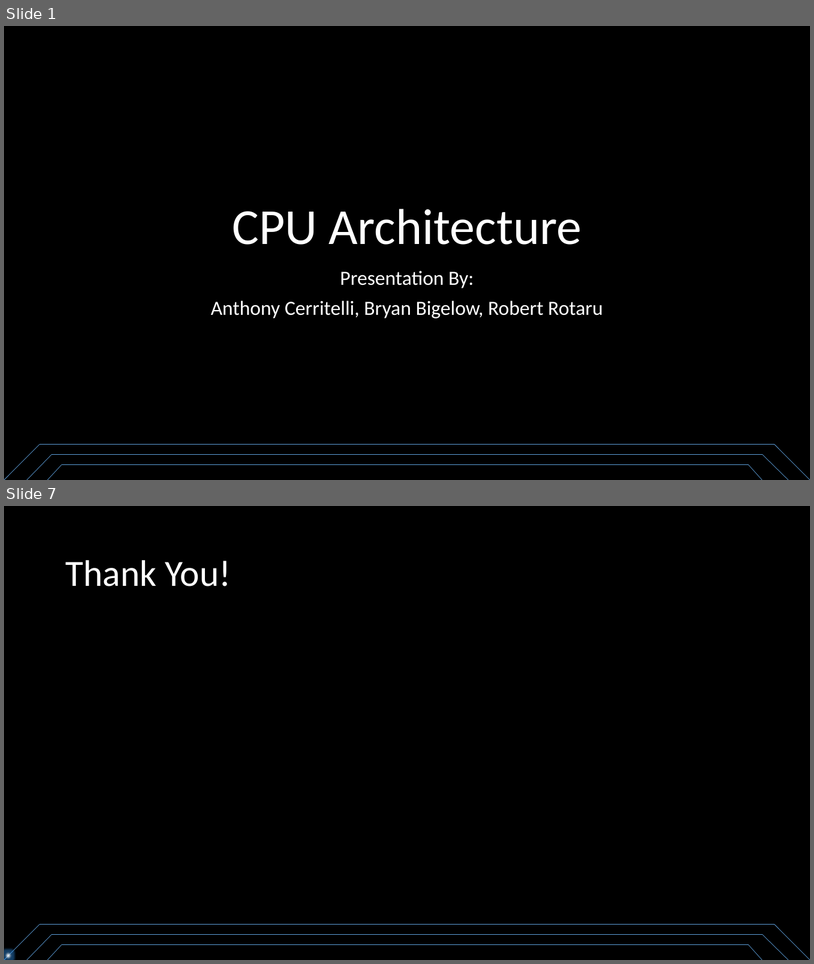
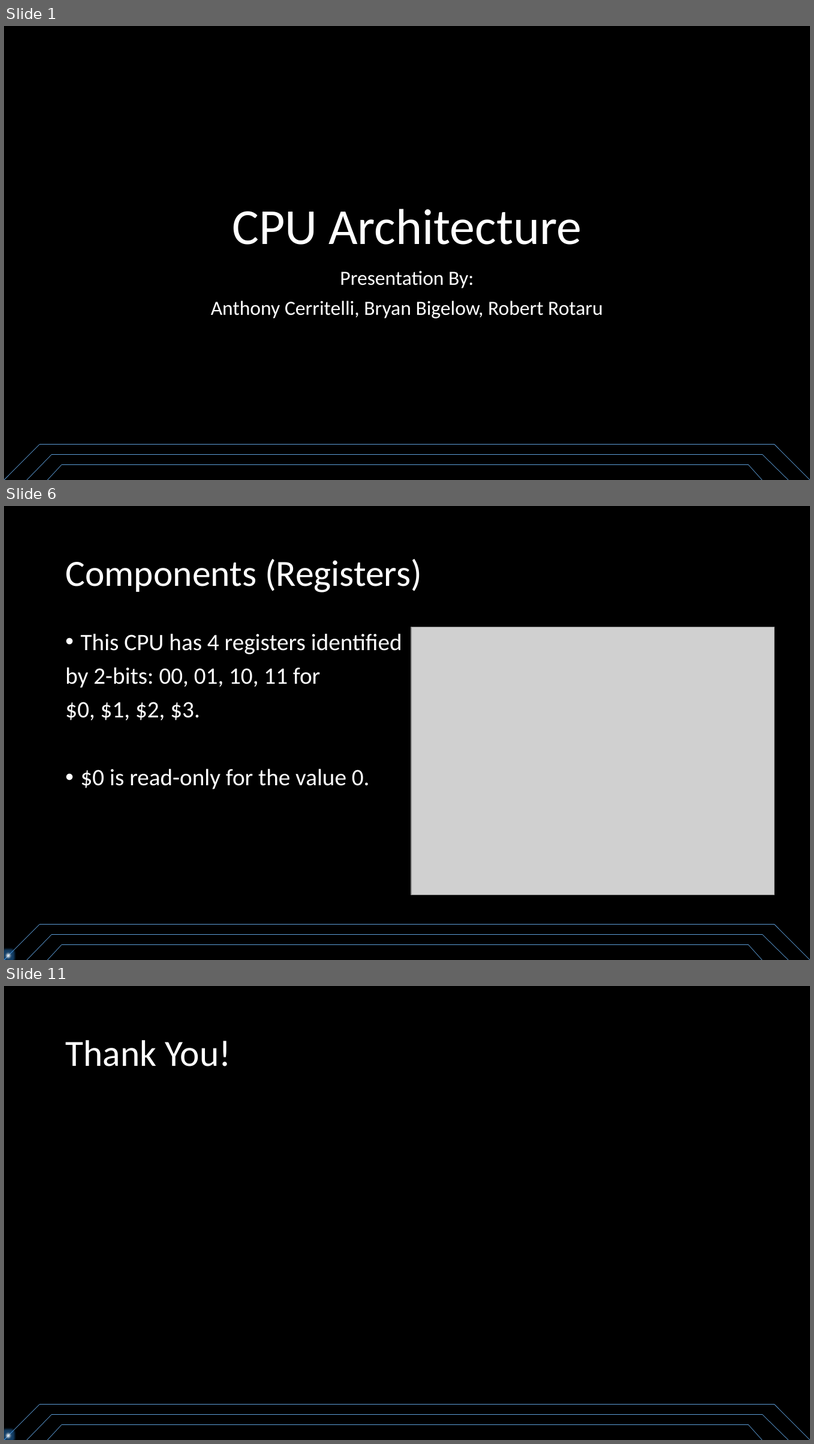
Before and after one commit to rrotaru/CS385-CPU, a slide deck: Source Files/Final/CPU Architecture.pptx. Shown one above the other, each under a label of ours: slides 1 and 7 before the commit, slides 1, 6 and 11 after it; the slides between them are not shown. The pictures are 814x964 and 814x1444 pixels, drawn with LibreOffice and Linux fonts; fonts in the diff are those of the drawing; grey boxes stand for pictures. Boxes give left, top, right and bottom in pixels: in the first picture for what was removed or moved away, otherwise in the second. Text is boxed around its words. In the diff, an @@ line names an element or a change of style, - is before the commit and + after.

```diff
--- a/Source Files/Final/CPU Architecture.pptx
+++ b/Source Files/Final/CPU Architecture.pptx
@@ slide 6 added at (x1=4, y1=506, x2=810, y2=960), background #000000 @@
@@ title added at (x1=65, y1=559, x2=422, y2=592), 44 pt, text #FFFFFF @@
+Components (Registers)
@@ picture added at (x1=412, y1=627, x2=776, y2=895) @@
@@ text added at (x1=65, y1=633, x2=402, y2=789), 28 pt, text #FFFFFF @@
+• This CPU has 4 registers identified
+by 2-bits: 00, 01, 10, 11 for
+$0, $1, $2, $3.
+• $0 is read-only for the value 0.
@@ line added from (39, 924) to (4, 960), #5B9BD5 0.5 pt @@
@@ line added from (52, 934) to (27, 960), #5B9BD5 0.5 pt @@
@@ line added from (775, 924) to (39, 924), #5B9BD5 0.5 pt @@
@@ line added from (762, 934) to (52, 934), #5B9BD5 0.5 pt @@
@@ line added from (789, 960) to (762, 934), #5B9BD5 0.5 pt @@
@@ line added from (810, 960) to (775, 924), #5B9BD5 0.5 pt @@
@@ ellipse added at (x1=4, y1=951, x2=12, y2=960), fill #FFFFFF, outline #43739E 1 pt @@
@@ line added from (62, 944) to (48, 960), #5B9BD5 0.5 pt @@
@@ line added from (749, 944) to (62, 944), #5B9BD5 0.5 pt @@
@@ line added from (762, 960) to (749, 944), #5B9BD5 0.5 pt @@
@@ what was slide 7 is now slide 11 @@
```
Also in this commit, not shown: 3 slides changed, 5 other slides added, 2 slides removed, 4 other files.
